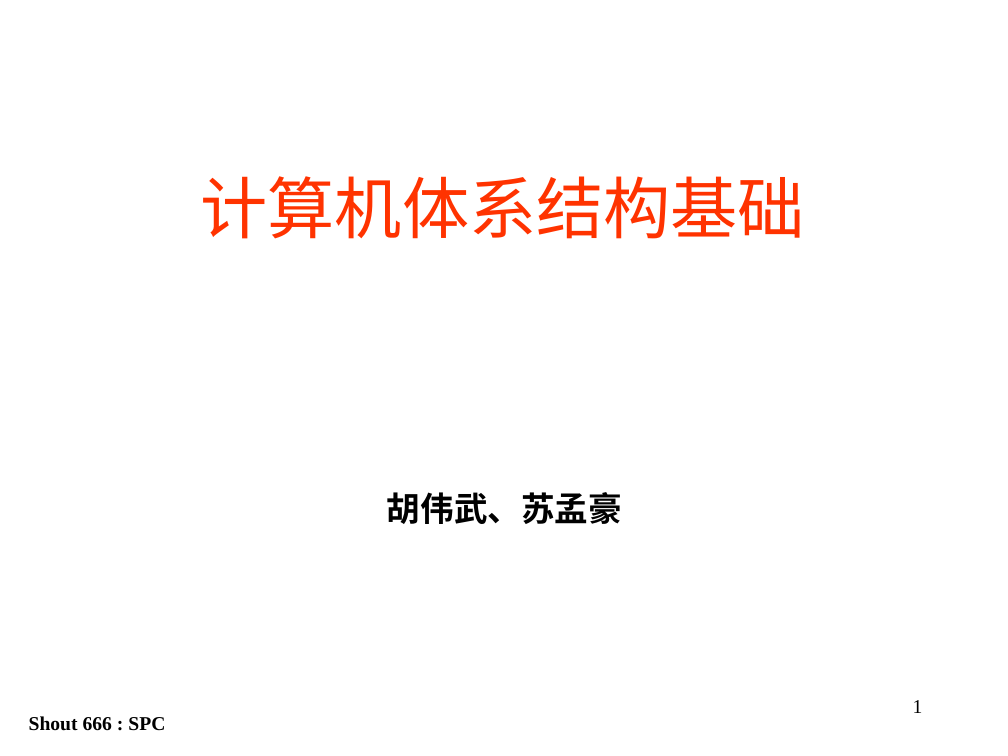
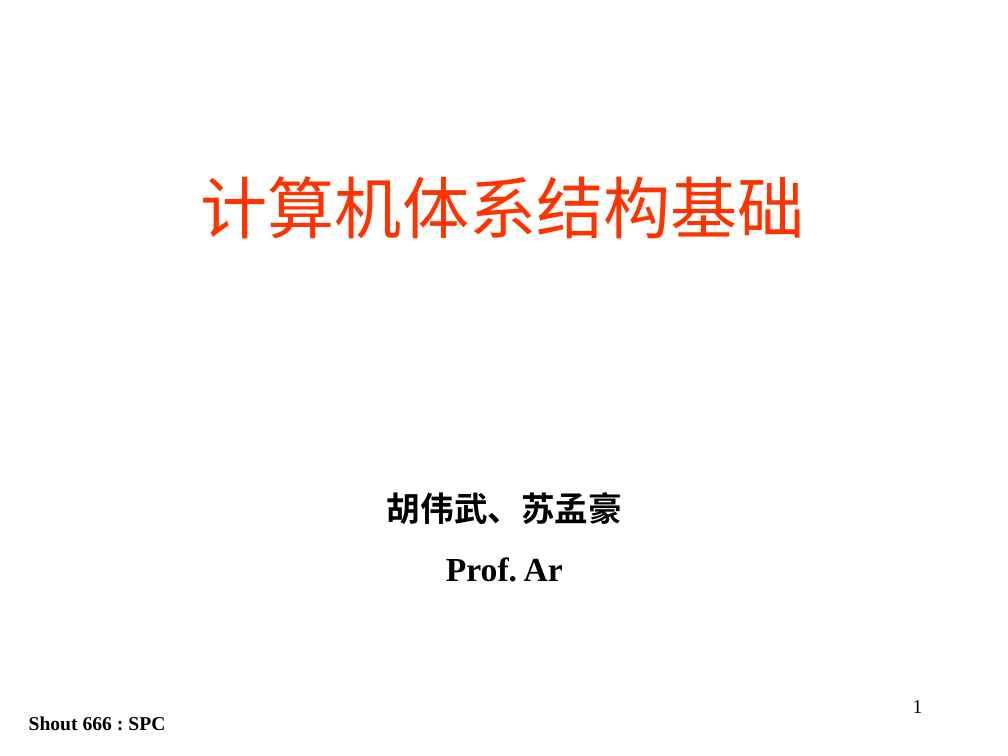
Before and after one commit to hitwh-nscscc/simple-5stage-pipeline-MIPS-imple, a slide deck: slide 1 of chapter09_指令流水线.ppt. Drawn at 1008x756 pixels with LibreOffice and Linux fonts; fonts in the diff are those of the drawing. Boxes give left, top, right and bottom in pixels: in the first picture for what was removed or moved away, otherwise in the second. Text is boxed around its words. In the diff, an @@ line names an element or a change of style, - is before the commit and + after.

```diff
--- a/chapter09_指令流水线.ppt
+++ b/chapter09_指令流水线.ppt
@@ subtitle at <box>446,557,563,582</box>: paragraph added @@
+Prof. Ar
```
Also in this commit, not shown: 1 other file.
